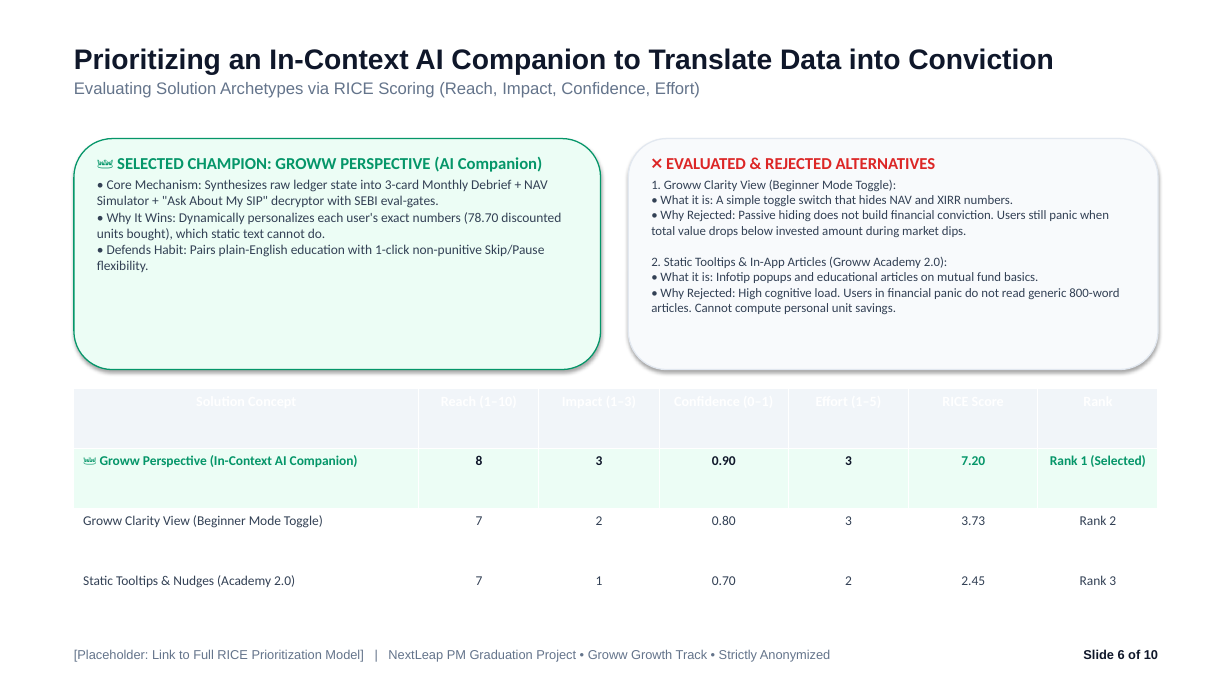
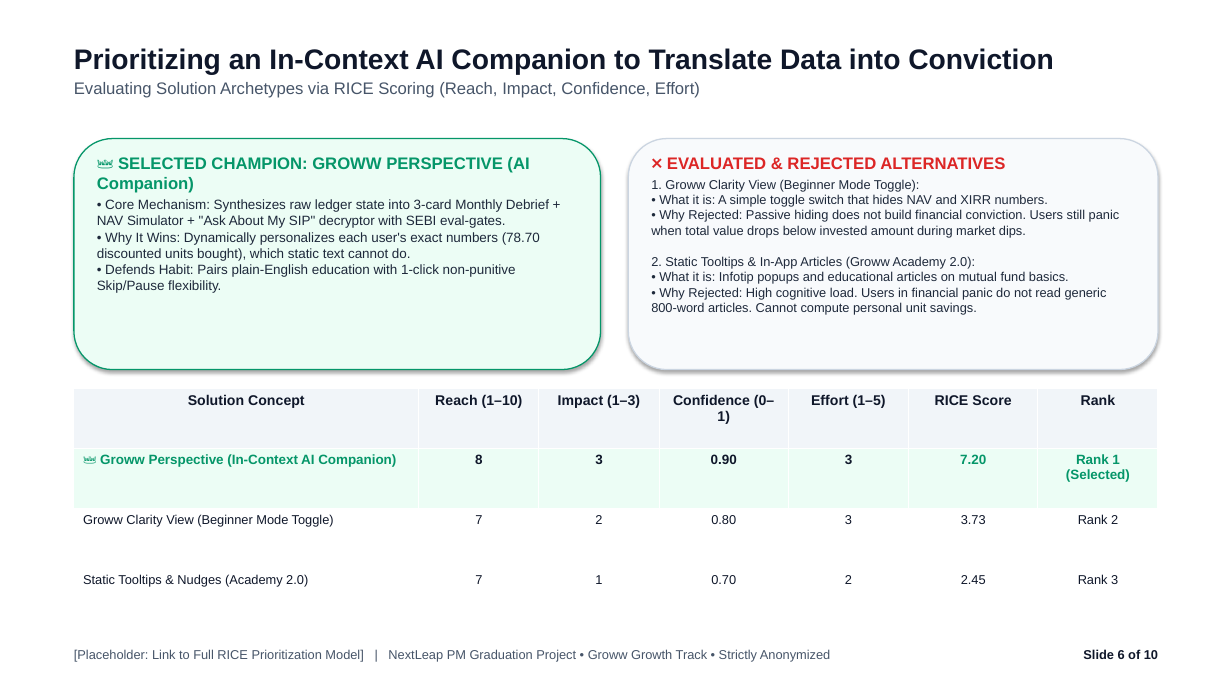
Before and after one commit to emilgeorgefranc95/NL_Grad_Proj_MVP_1, a slide deck: slide 6 of NL_Groww.pptx. Drawn at 1232x693 pixels with LibreOffice and Linux fonts; fonts in the diff are those of the drawing. Boxes give left, top, right and bottom in pixels: in the first picture for what was removed or moved away, otherwise in the second. Text is boxed around its words. In the diff, an @@ line names an element or a change of style, - is before the commit and + after.

```diff
--- a/NL_Groww.pptx
+++ b/NL_Groww.pptx
@@ text at [74,82,700,98]: text colour #64748B to #475569 in "Evaluating Solution Archetypes via RICE Scoring (Reach, ..." @@
@@ text "👑 SELECTED CHAMPION: GROWW PERSPECTIVE ..." at [97,157,549,293]: font Calibri to Arial; text colour #334155 to #1E293B in "• Core Mechanism: Synthesizes raw ledger state ..." @@
@@ rounded rectangle at [628,139,1158,370]: outline #E2E8F0 1 pt to #CBD5E1 1 pt @@
@@ text "❌ EVALUATED & REJECTED ALTERNATIVES" at [651,157,1120,315]: font Calibri to Arial, text colour #334155 to #1E293B @@
@@ table at [74,388,1158,628] @@
@@ font Calibri to Arial @@
@@ text colour #FFFFFF to #0F172A in "Solution Concept", "Reach (1–10)", "Impact (1–3)", "Confidence (0–1)" and 3 more places @@
@@ size 10.5 to 10 pt, text colour #334155 to #0F172A in "Groww Clarity View (Beginner Mode Toggle)", "7", "2", "0.80" and 10 more places @@
@@ text "[Placeholder: Link to Full RICE ..." at [74,649,830,662]: text colour #64748B to #475569 @@
```
Also in this commit, not shown: 8 other slides changed, 1 other file.
